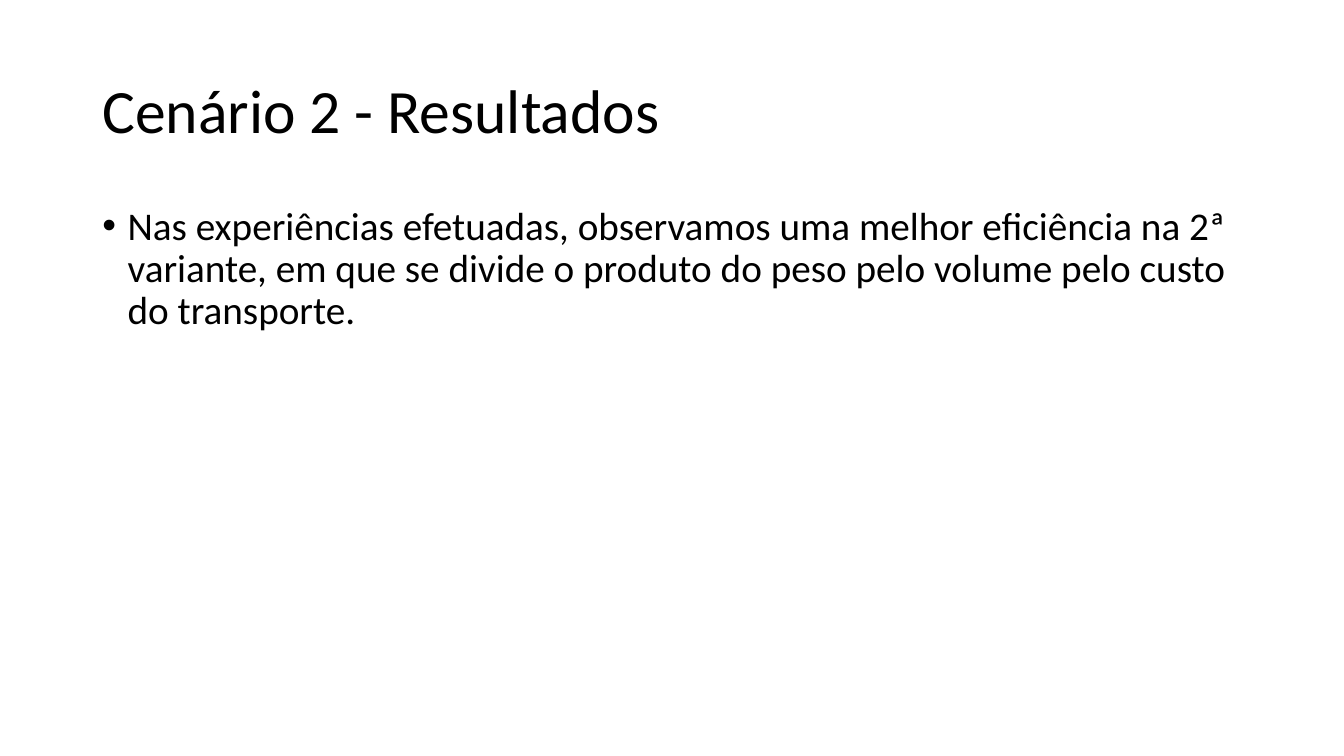
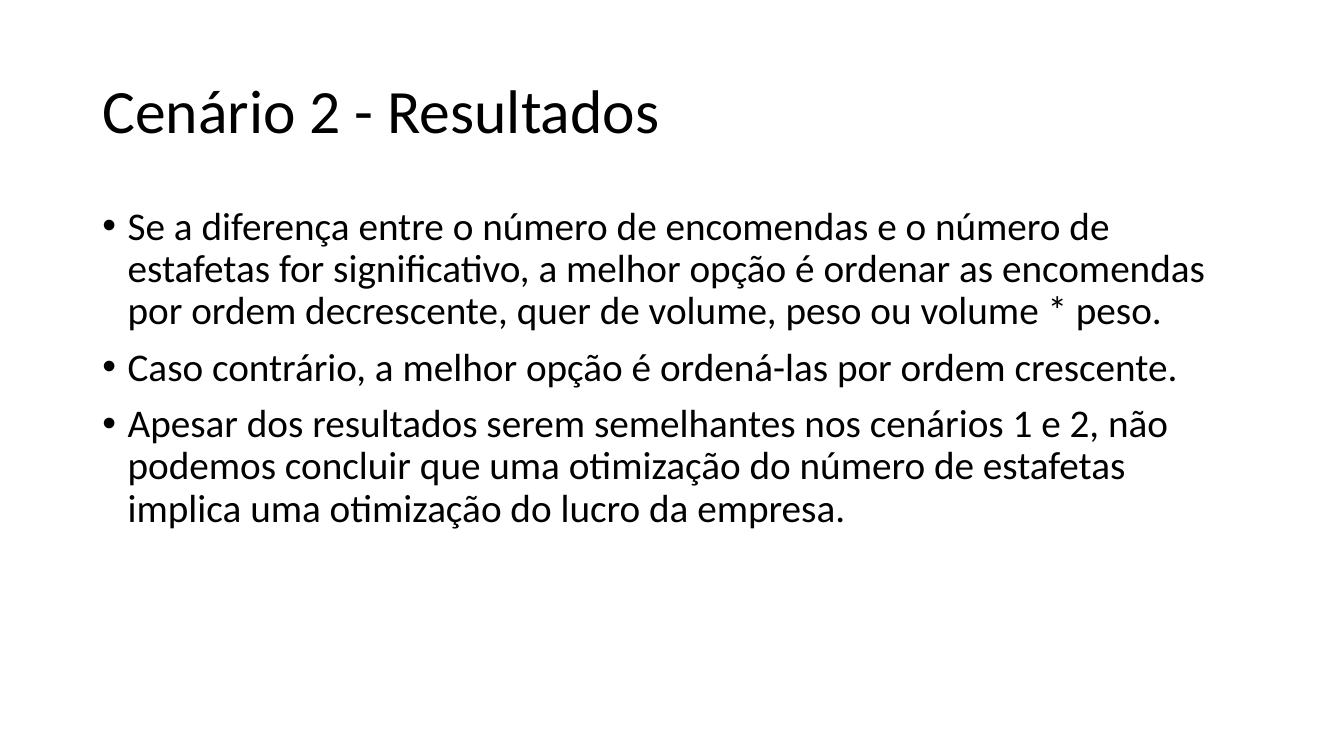
Before and after one commit to ttoino/feup-da-proj1, a slide deck: slide 10 of report/report.pptx. Drawn at 1344x756 pixels with LibreOffice and Linux fonts; fonts in the diff are those of the drawing. Boxes give left, top, right and bottom in pixels: in the first picture for what was removed or moved away, otherwise in the second. Text is boxed around its words. In the diff, an @@ line names an element or a change of style, - is before the commit and + after.

Commit message:
fix typos, update results and relevant algorithms

```diff
--- a/report/report.pptx
+++ b/report/report.pptx
@@ text at <box>128,212,1205,529</box>: text changed @@
-• Nas experiências efetuadas, observamos uma melhor eficiência na 2ª variante, em que se divide o produto do peso pelo volume pelo custo do transporte.
+• Se a diferença entre o número de encomendas e o número de estafetas for significativo, a melhor opção é ordenar as encomendas por ordem decrescente, quer de volume, peso ou volume * peso.
+• Caso contrário, a melhor opção é ordená-las por ordem crescente.
+• Apesar dos resultados serem semelhantes nos cenários 1 e 2, não podemos concluir que uma otimização do número de estafetas implica uma otimização do lucro da empresa.
```
Also in this commit, not shown: 4 other slides changed.
